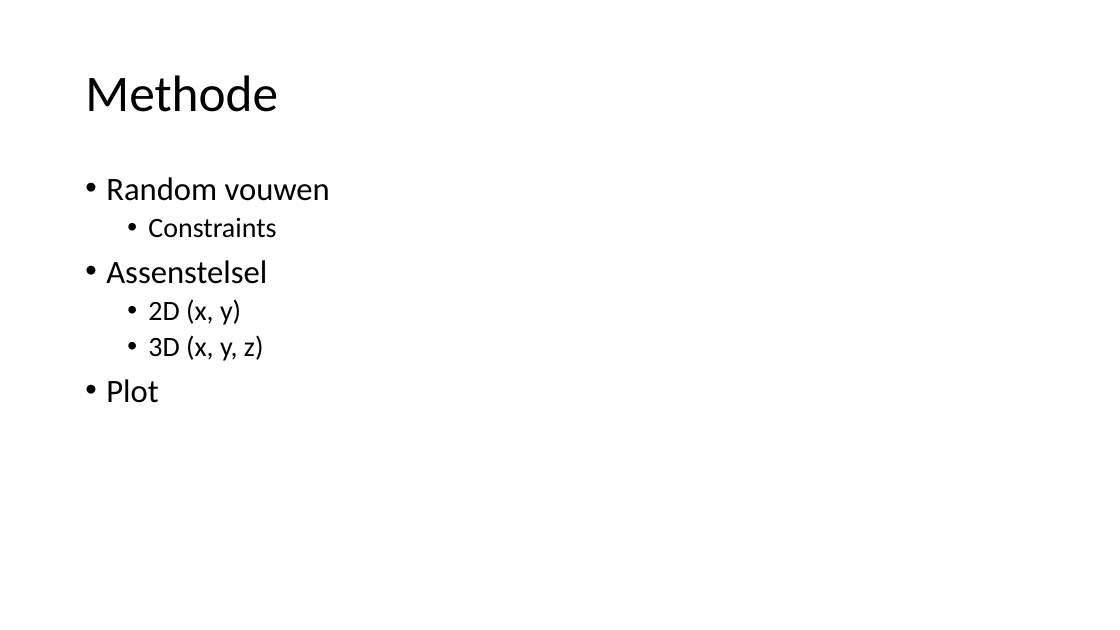
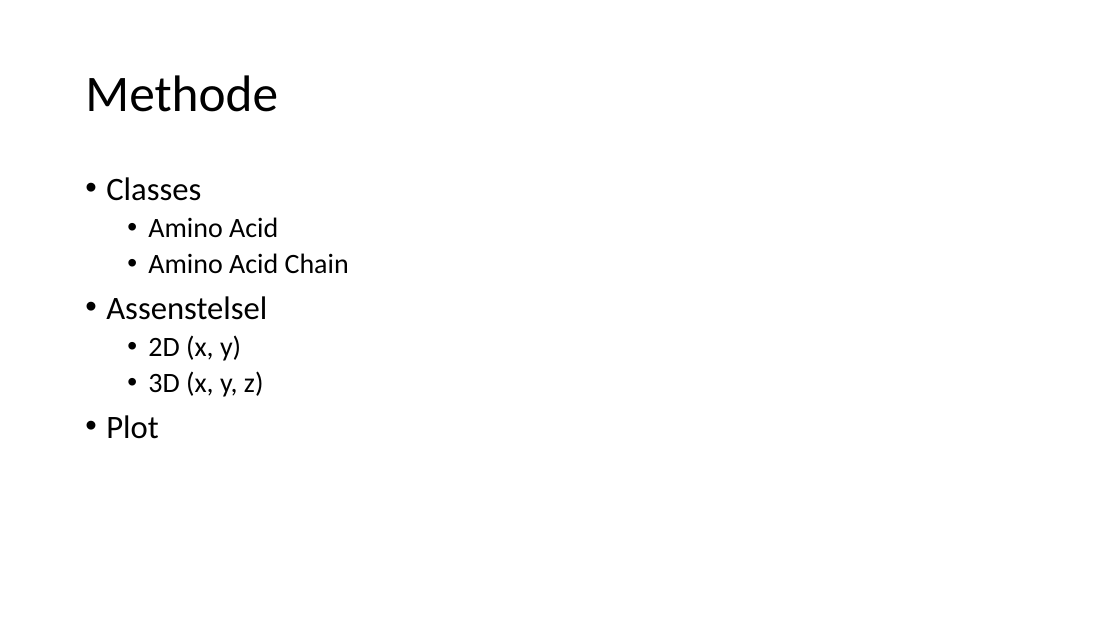
Before and after one commit to LunarLite/Proteasen, a slide deck: slide 6 of Presentations/Proteasen - week 1.pptx (slide 7 before the commit). Drawn at 1120x630 pixels with LibreOffice and Linux fonts; fonts in the diff are those of the drawing. Boxes give left, top, right and bottom in pixels: in the first picture for what was removed or moved away, otherwise in the second. Text is boxed around its words. In the diff, an @@ line names an element or a change of style, - is before the commit and + after.

```diff
--- a/Presentations/Proteasen - week 1.pptx
+++ b/Presentations/Proteasen - week 1.pptx
@@ text at (106, 177, 349, 274): text changed; size 28 to 24 pt @@
-• Random vouwen
-  • Constraints
+• Classes
+  • Amino Acid
+  • Amino Acid Chain
```
Also in this commit, not shown: 2 slides added, 1 slide removed.
